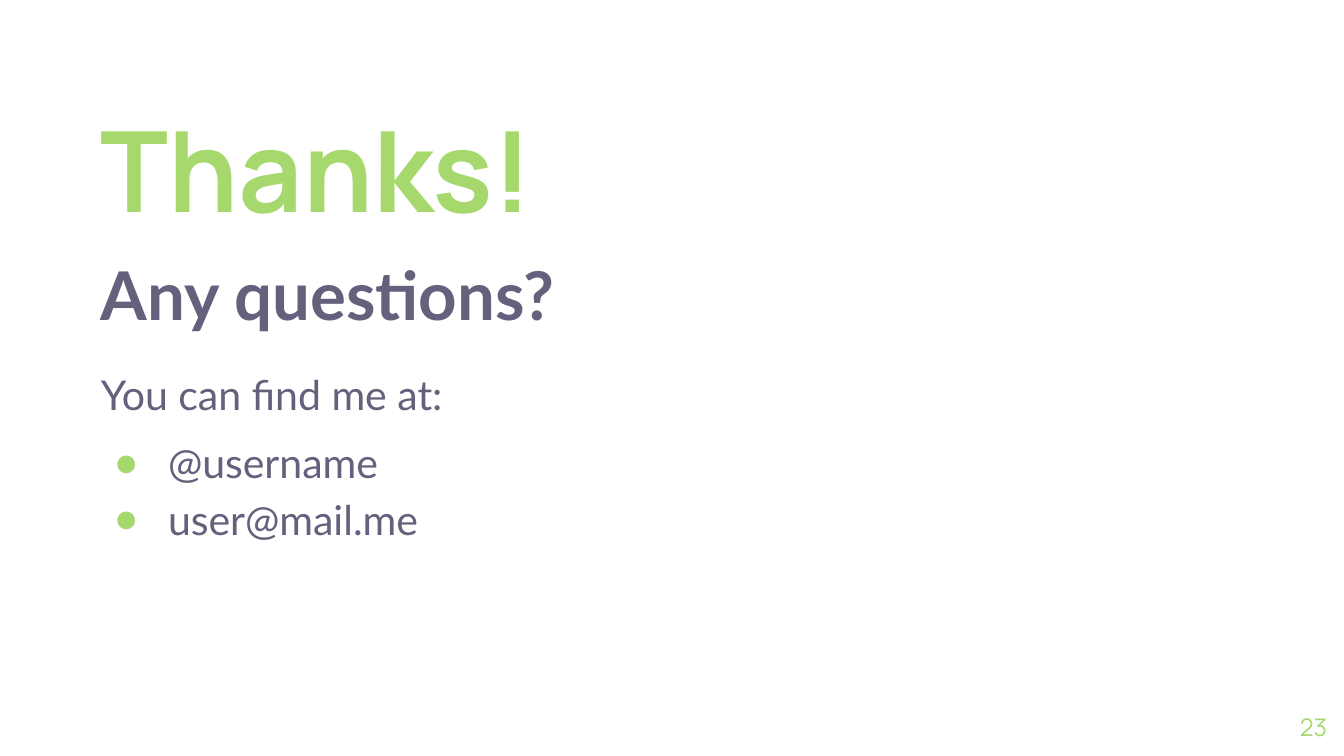
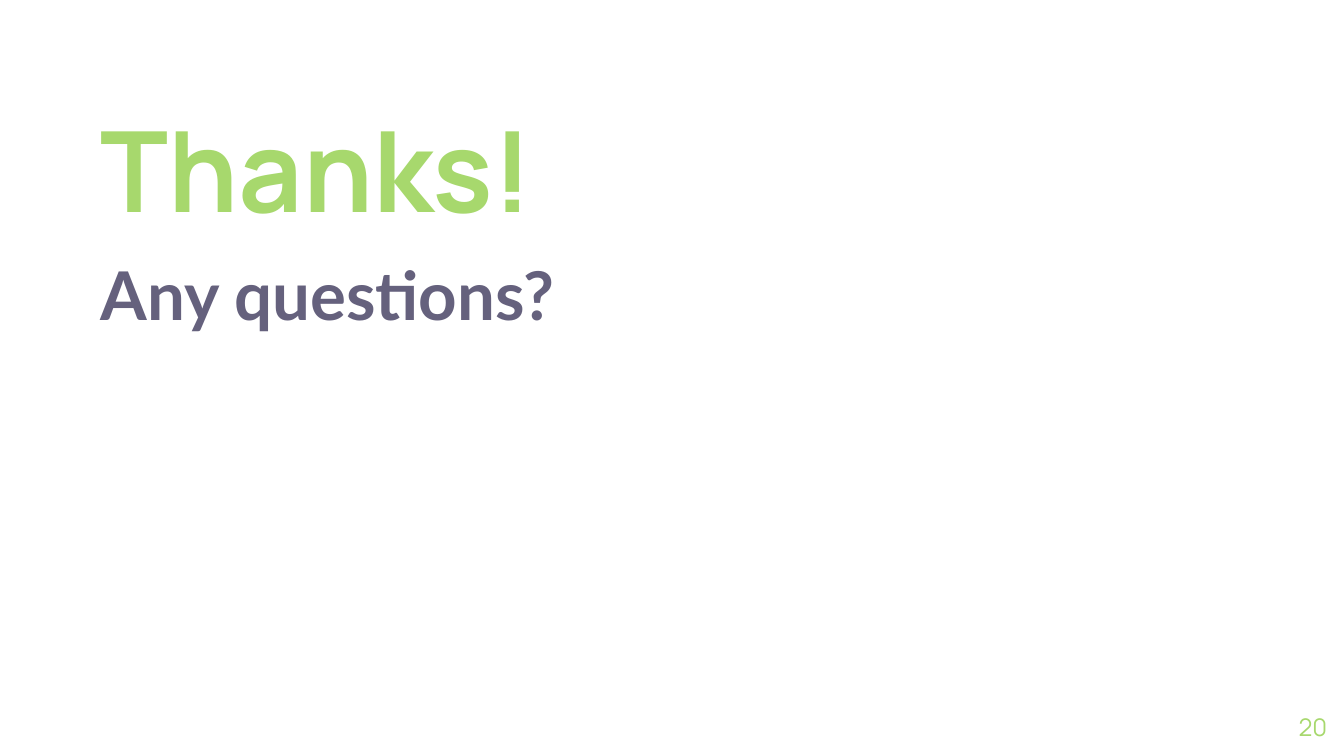
Before and after one commit to Gefyaqiilah/Arkademy-FullstackWebsite-5, a slide deck: slide 20 of Week4/Nodejs/18-11-2020/zwallet-backend/pptx/Zwallet-Back-End-presentation.pptx (slide 23 before the commit). Drawn at 1344x756 pixels with LibreOffice and Linux fonts; fonts in the diff are those of the drawing; background and template pictures are left out. Boxes give left, top, right and bottom in pixels: in the first picture for what was removed or moved away, otherwise in the second. Text is boxed around its words. In the diff, an @@ line names an element or a change of style, - is before the commit and + after.

```diff
--- a/Week4/Nodejs/18-11-2020/zwallet-backend/pptx/Zwallet-Back-End-presentation.pptx
+++ b/Week4/Nodejs/18-11-2020/zwallet-backend/pptx/Zwallet-Back-End-presentation.pptx
@@ text removed at (x1=101, y1=380, x2=442, y2=540) @@
-You can find me at:
-● @username
-● user@mail.me
@@ page number at (x1=1299, y1=718, x2=1328, y2=737): text changed @@
-23
+20
```
Also in this commit, not shown: 3 other slides changed, 16 slides added, 26 slides removed, 3 other files.
